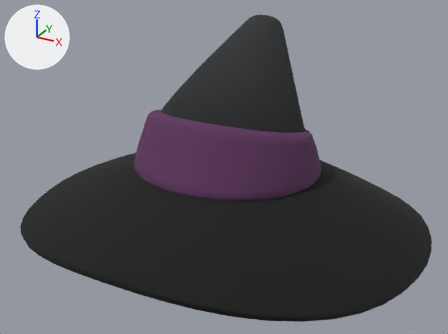
What one commit did to the glTF model wizhat.glb.
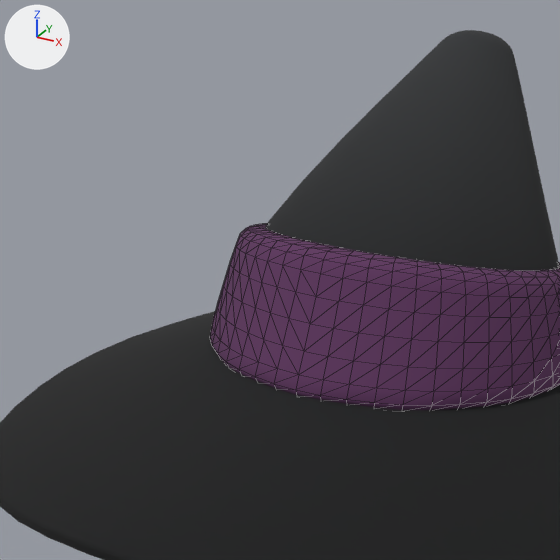
Each version is shown whole from a 50 mm lens placed at (1.724, -3.177, 2.309), pointed at (0.02, -0.077, 0.759), then close up on the part from 7% to 68% of the width and 0% to 82% of the height. Every picture has the same lights, and +X, +Y and +Z are marked at upper left. The last two pictures show the newer version. The close-ups show mesh edges as thin lines. Where no turn or scale is listed for an object, it has been applied to the vertices.
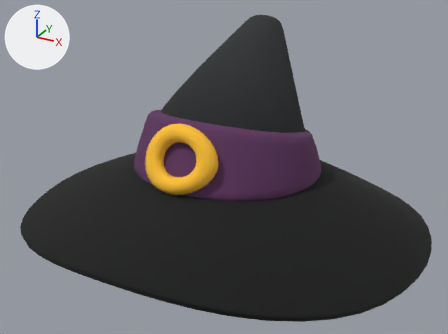
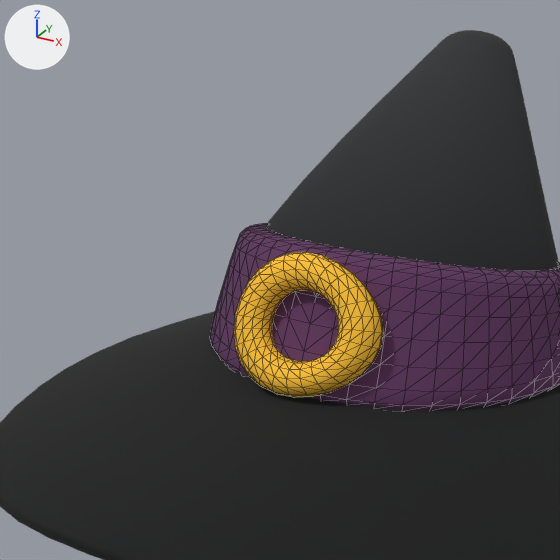
Pixel boxes [x1, y1, x2, y2] of what changed, in the close-ups (560 x 560 px):
'Torus001', added (orange)
    after: [234, 252, 383, 398]

The change, as a diff of the scene's bpy script:
```diff
--- a/wizhat.glb.py
+++ b/wizhat.glb.py
@@ mat_or @@
+mat_or = principled_material('or')
+mat_or.base_color = (1.0, 0.54, 0.0361)  # orange #ffc235
+mat_or.roughness = 1.0
@@ me_torus001 @@
+me_torus001.from_pydata(...)  # 324 vertices, 648 faces; spans x -0.238..0.22, y -0.098..0.121, z -0.171..0.201
+me_torus001.materials.append(mat_or)  # orange #ffc235
@@ ob_torus001 @@
+ob_torus001 = bpy.data.objects.new('Torus001', me_torus001)
+ob_torus001.location = (-0.001, -0.545, 0.956)
```
